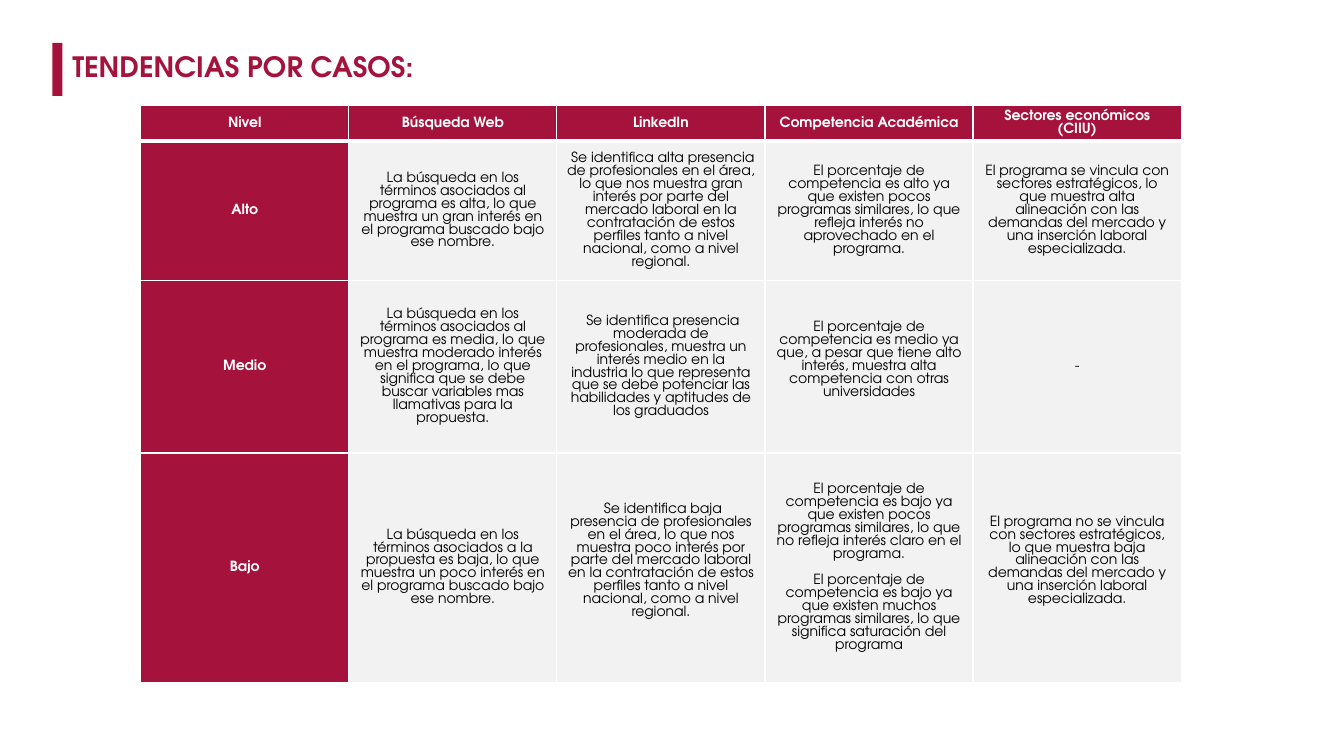
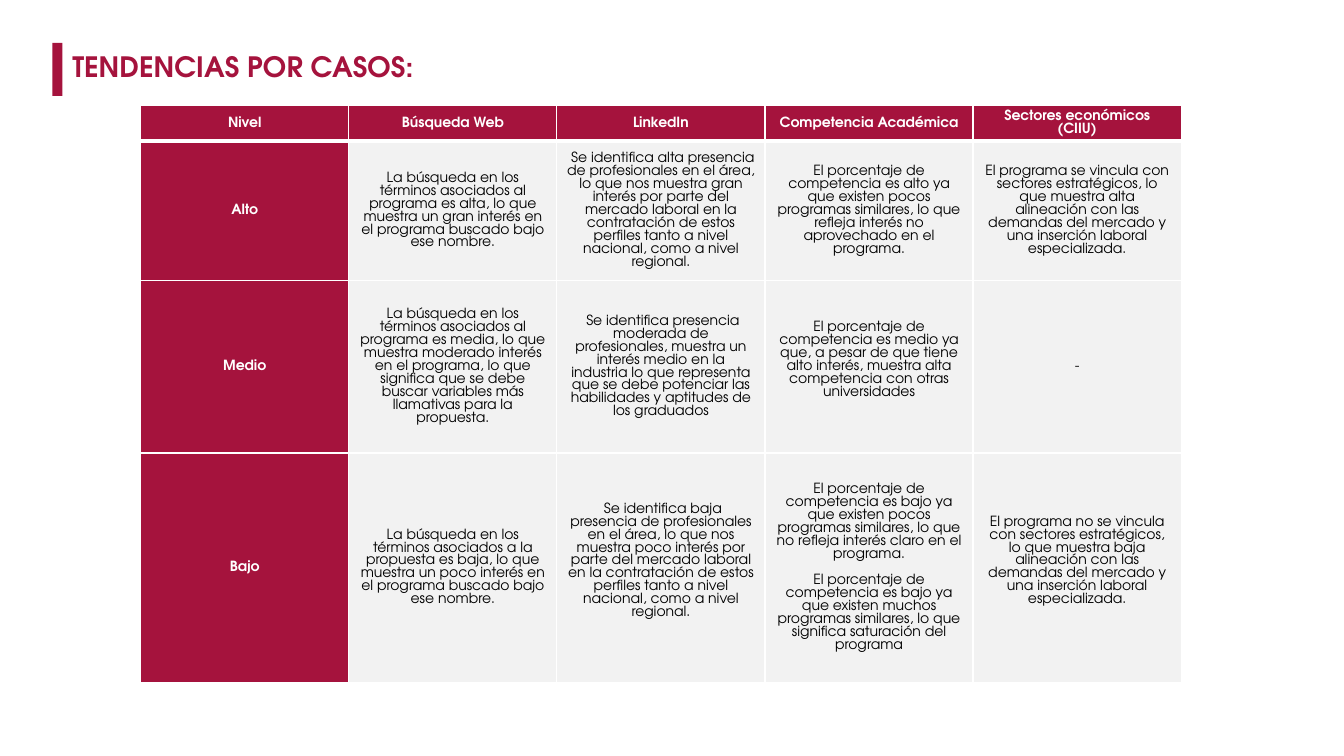
Before and after one commit to JairAlexey/Estudio-Tendencia, a slide deck: slide 21 of db/Plantilla para automatización de tendencias.pptx. Drawn at 1344x756 pixels with LibreOffice and Linux fonts; fonts in the diff are those of the drawing. Boxes give left, top, right and bottom in pixels: in the first picture for what was removed or moved away, otherwise in the second. Text is boxed around its words. In the diff, an @@ line names an element or a change of style, - is before the commit and + after.

```diff
--- a/db/Plantilla para automatización de tendencias.pptx
+++ b/db/Plantilla para automatización de tendencias.pptx
@@ table at [141,106,1180,713] @@
-row 3, column 2: La búsqueda en los términos asociados al programa es media, lo que muestra moderado interés en el programa, lo que significa que se debe buscar variables mas llamativas para la propuesta.
+row 3, column 2: La búsqueda en los términos asociados al programa es media, lo que muestra moderado interés en el programa, lo que significa que se debe buscar variables más llamativas para la propuesta.
-row 3, column 4: El porcentaje de competencia es medio ya que, a pesar que tiene alto interés, muestra alta competencia con otras universidades
+row 3, column 4: El porcentaje de competencia es medio ya que, a pesar de que tiene alto interés, muestra alta competencia con otras universidades
```
Also in this commit, not shown: 6 other files.
